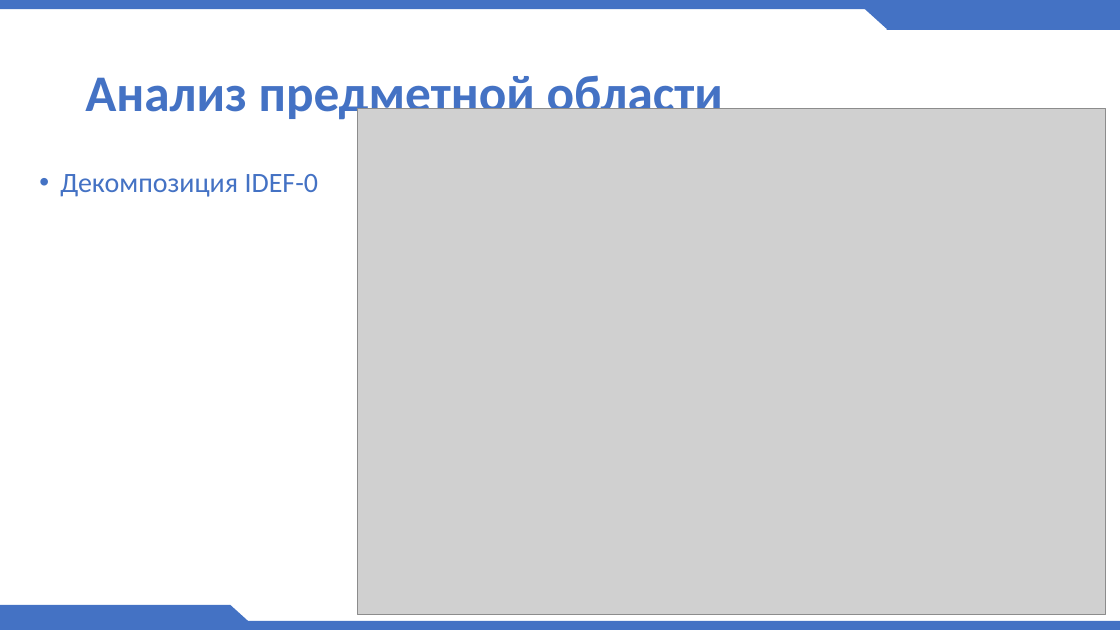
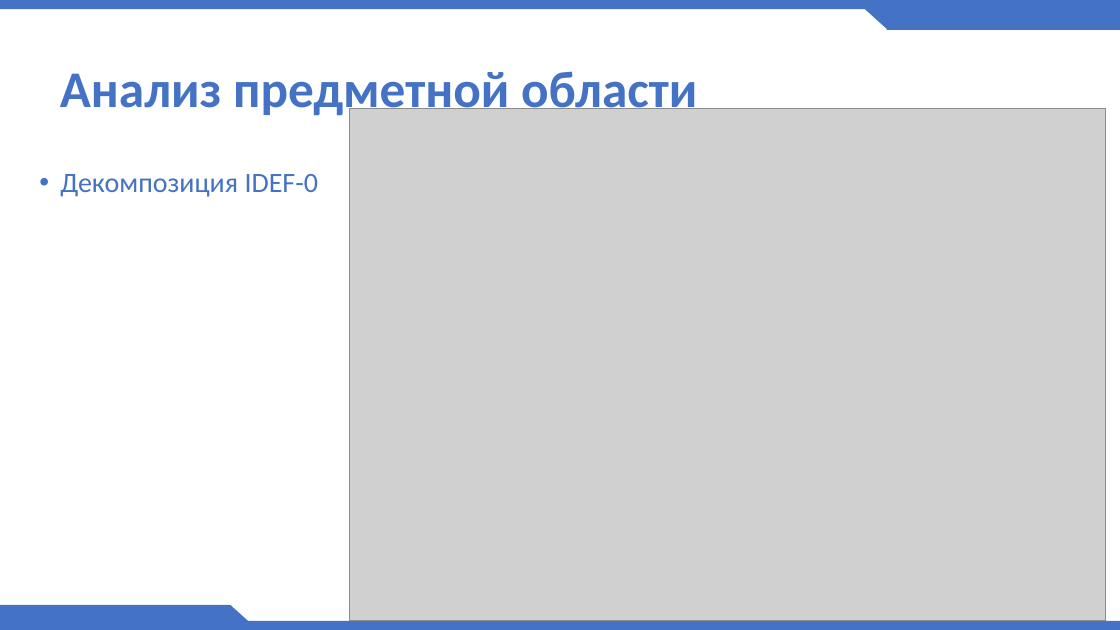
Before and after one commit to zhoyl/WpfApp2_KursRab, a slide deck: slide 4 of prezentation.pptx (slide 6 before the commit). Drawn at 1120x630 pixels with LibreOffice and Linux fonts; fonts in the diff are those of the drawing; grey boxes stand for pictures; background and template pictures are left out. Boxes give left, top, right and bottom in pixels: in the first picture for what was removed or moved away, otherwise in the second. Text is boxed around its words. In the diff, an @@ line names an element or a change of style, - is before the commit and + after.

```diff
--- a/prezentation.pptx
+++ b/prezentation.pptx
@@ title "Анализ предметной области" rewrapped from bbox=[85, 68, 723, 123] to bbox=[60, 71, 697, 119] @@
@@ picture: place and size @@
-picture at bbox=[358, 108, 1107, 615]
+picture at bbox=[350, 108, 1107, 620]
```
Also in this commit, not shown: 2 other slides changed, 8 slides removed, 10 other files.
